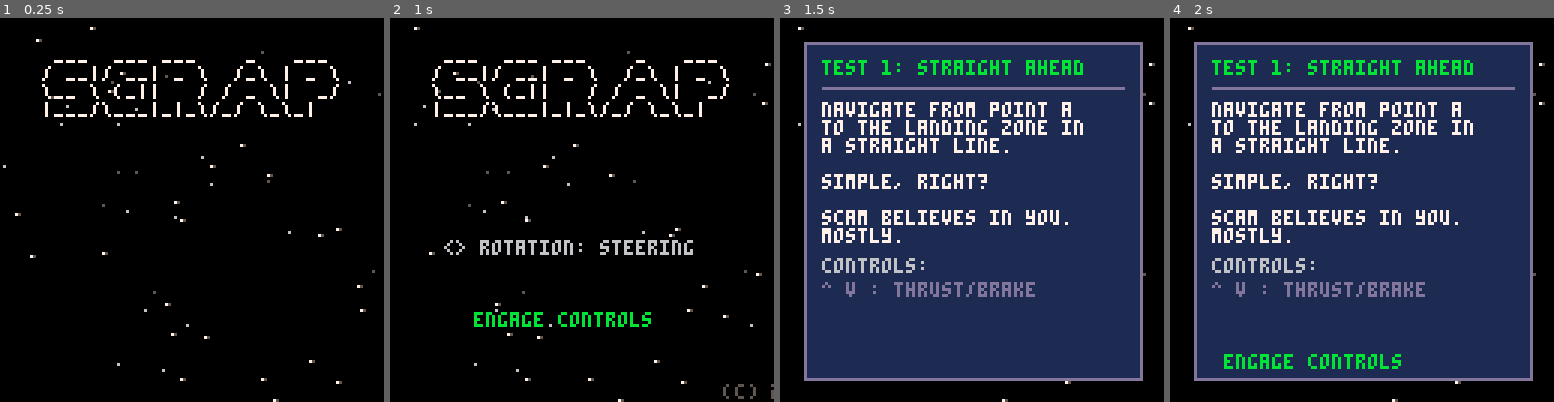
Above: before the commit, frames 1-4 (left to right).
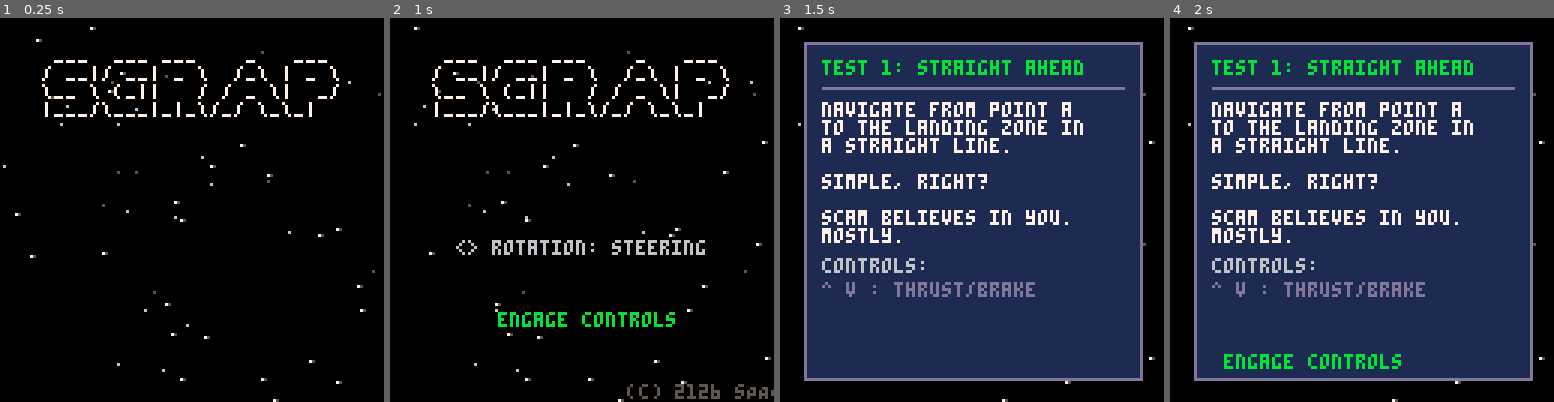
Above: after the commit, the same moments.

Repository: Dhebug/S.C.R.A.P.
Game: PICO-8 cartridge scrap.p8
The game is run twice, just before and just after one commit, with the same random seed, the same clock (stepped at 60 frames per second) and the same inputs.
Inputs:
- Up to frame 1 (0.25 s): no input
- Up to frame 2 (1 s): tap X (X key) at 0.33 s; tap O (Z key) at 0.7 s
- Up to frame 3 (1.5 s): tap X (X key) at 1.07 s
- Up to frame 4 (2 s): hold Right from 1.6 s (still down); tap O (Z key) at 1.7 s; tap X (X key) at 1.85 s

Frame 1 is identical in both runs. In frame 2, 2.2% of the frame differs, in the area x 14-100%, y 11-100%; in frame 3, less than 0.1%; in frame 4, less than 0.1%.

Commit message:
Fixed rollover error in the intro resulting in a broken game

Diff:
--- a/scrap.p8
+++ b/scrap.p8
@@ -455,22 +455,28 @@
  end
 end
 
+star_dir=0 -- 0=left, 1=right
+
 function update_stars()
+ local dir=star_dir==0 and -1 or 1
  for s in all(stars) do
-  s.x-=s.spd
+  s.x+=s.spd*dir
   if s.x<0 then
    s.x=128
    s.y=rnd(128)
+  elseif s.x>128 then
+   s.x=0
+   s.y=rnd(128)
   end
  end
 end
 
 function draw_stars()
+ local dir=star_dir==0 and -1 or 1
  for s in all(stars) do
   pset(s.x,s.y,s.c)
-  -- faster stars get a small trail
   if s.spd>0.3 then
-   pset(s.x+1,s.y,5)
+   pset(s.x-dir,s.y,5)
   end
  end
 end
@@ -740,6 +746,7 @@
  init_stars()
  load_scores()
  reverse_rot=dget(30)!=1 -- default true unless explicitly set to 1 (direct)
+ star_dir=reverse_rot and 0 or 1
  state=st_intro
  intro_timer=0
 end
@@ -796,12 +803,17 @@
 -------------------------------
 -- intro state
 -------------------------------
+scroll_pos=0
+
 function update_intro()
- intro_timer+=1
+ if intro_timer<200 then intro_timer+=1 end
+ scroll_pos+=0.8
+ if scroll_pos>30000 then scroll_pos=0 end
  update_stars()
  -- toggle rotation mode with left/right
  if intro_timer>60 and (btnp(0) or btnp(1)) then
   reverse_rot=not reverse_rot
+  star_dir=reverse_rot and 0 or 1
   dset(30,reverse_rot and 0 or 1)
   sfx(3)
  end
@@ -829,17 +841,17 @@
 
  if intro_timer>80 then
   print("space cleaning rules",24,36,13)
-  print("and procedures",32,44,13)
+  print("and procedures",36,44,13)
   if intro_timer>160 then
-    print("9TH eDITION",38,51,14)
+    print("9TH eDITION",42,51,14)
    end
  end
 
  if intro_timer>60 then
   local mode=reverse_rot and "steering" or "direct"
-  print("<> rotation: "..mode,18,74,6)
+  print("<> rotation: "..mode,22,74,6)
   if flr(frame/15)%2==0 then
-   print("engage controls",28,98,11)
+   print("engage controls",36,98,11)
   end
  end
 
@@ -847,7 +859,7 @@
  if intro_timer>60 then
   local scroll_txt="(c) 2126 sPACE cLEANING aDVANCED mANAGEMENT (s.c.a.m) - tHIS TRAINING SIMULATOR IS PROVIDED EXCLUSI …(571 unchanged characters)…
   local tw=#scroll_txt*4
-  local scroll_x=128-((intro_timer-40)*0.8)%tw
+  local scroll_x=128-scroll_pos%tw
   print(scroll_txt,scroll_x,122,5)
  end
 end
